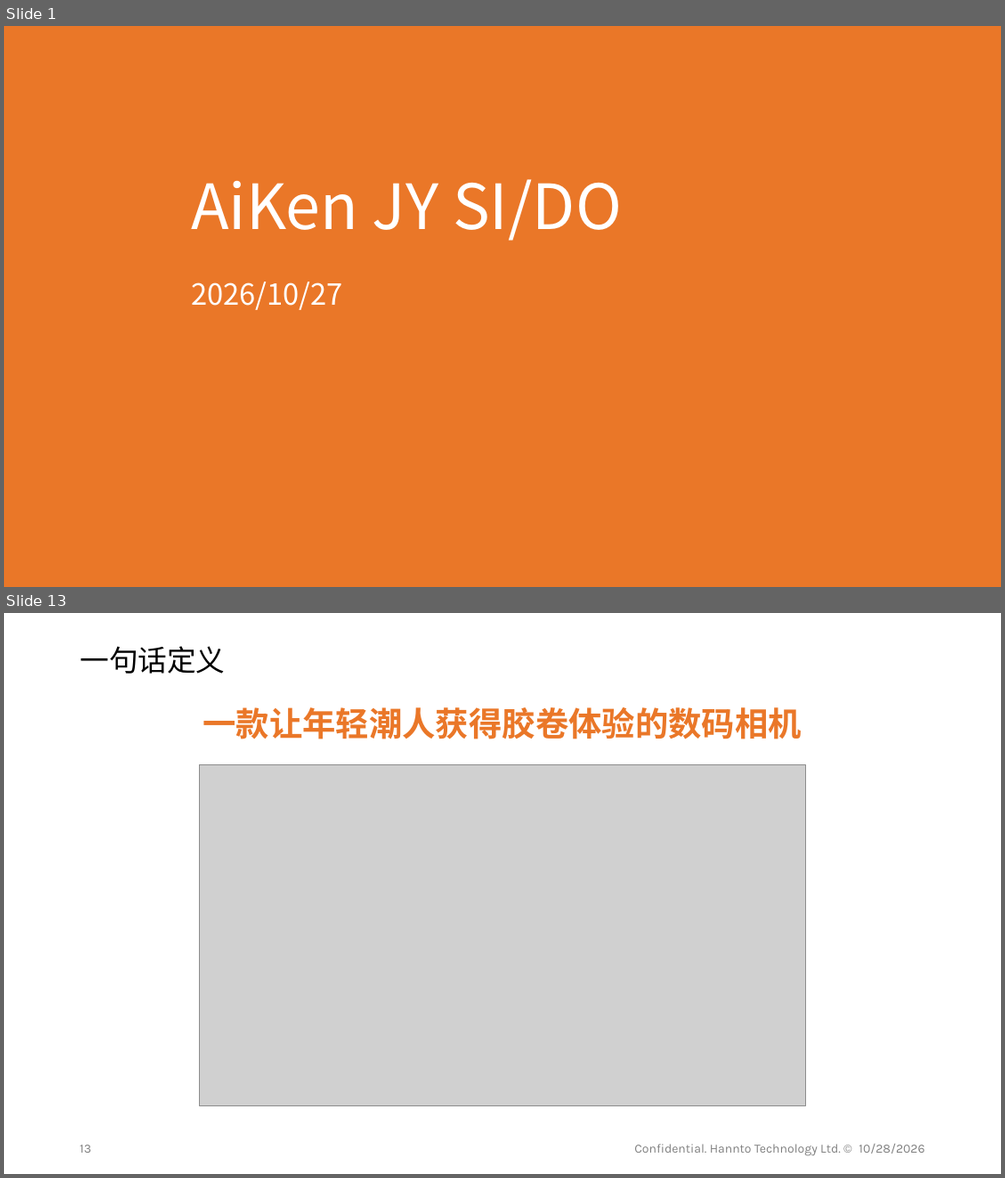
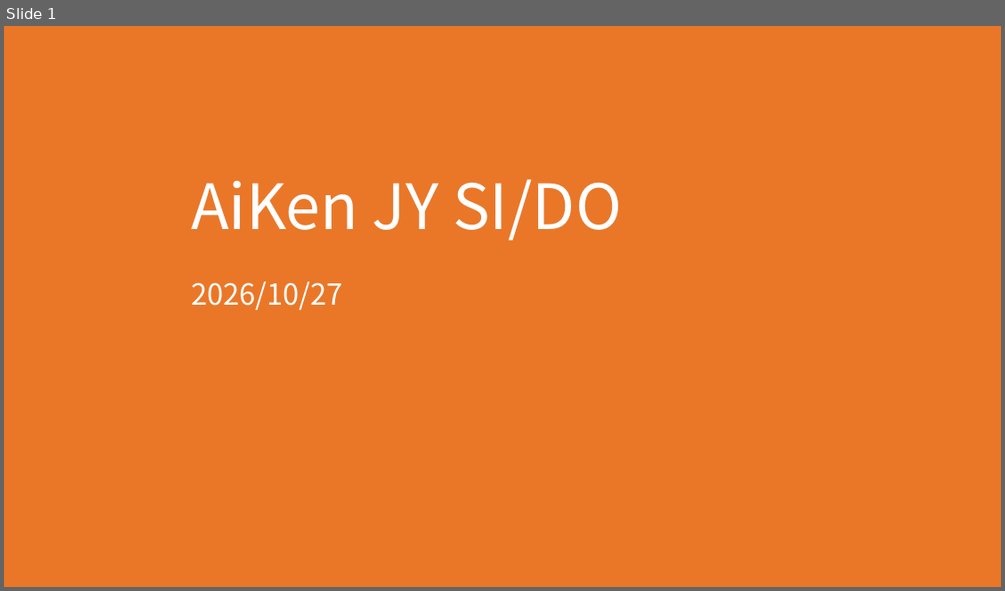
Before and after one commit to shengnanxiang/code_aiken, a slide deck: 极印版 aiken/销量概率分布模型介绍.pptx. Shown one above the other, each under a label of ours: slides 1 and 13 before the commit, slide 1 after it; the slides between them are not shown. The pictures are 1005x1178 and 1005x591 pixels, drawn with LibreOffice and Linux fonts; fonts in the diff are those of the drawing; grey boxes stand for pictures; background and template pictures are left out. Boxes give left, top, right and bottom in pixels: in the first picture for what was removed or moved away, otherwise in the second. Text is boxed around its words. In the diff, an @@ line names an element or a change of style, - is before the commit and + after.

```diff
--- a/极印版 aiken/销量概率分布模型介绍.pptx
+++ b/极印版 aiken/销量概率分布模型介绍.pptx
@@ slide 13 removed at [4, 613, 1001, 1174], background #FFFFFF @@
@@ title removed at [80, 646, 225, 674] @@
-一句话定义
@@ text removed at [203, 707, 801, 739] @@
-一款让年轻潮人获得胶卷体验的数码相机
@@ picture removed at [199, 765, 806, 1106] @@
@@ page number removed at [80, 1144, 91, 1152] @@
-13
@@ text removed at [634, 1143, 924, 1156] @@
-Confidential. Hannto Technology Ltd. © 10/28/2026
```
Also in this commit, not shown: 2 slides changed, 1 slide added, 15 other slides removed.
